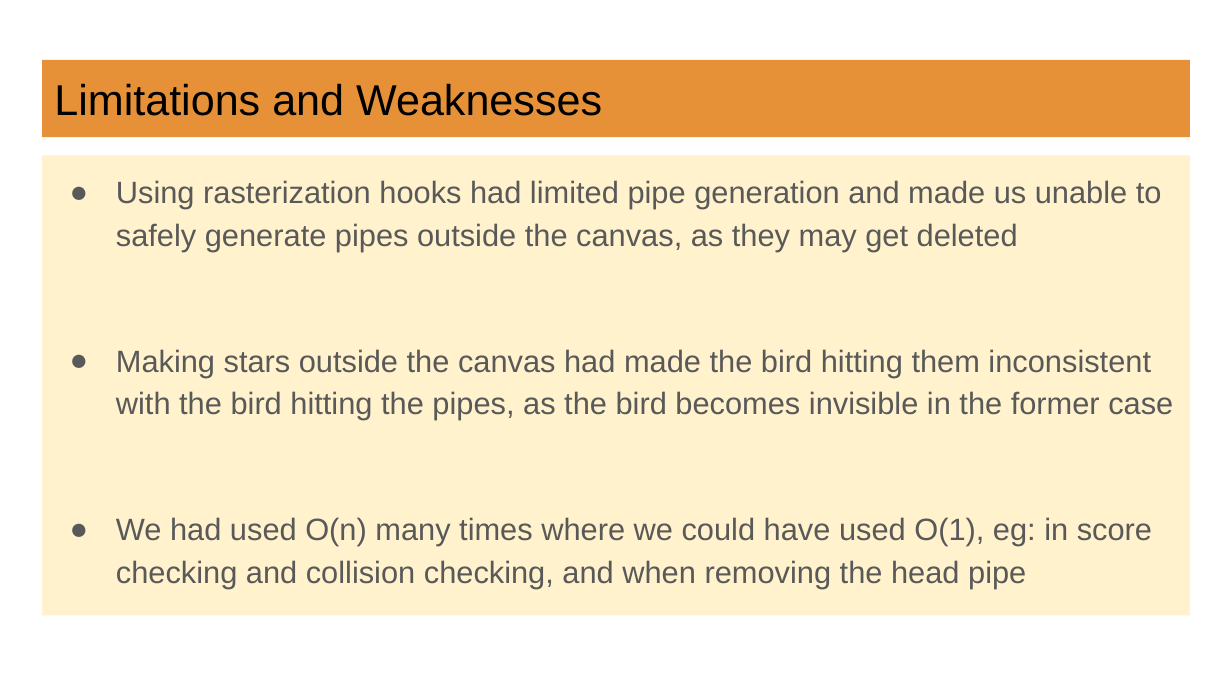
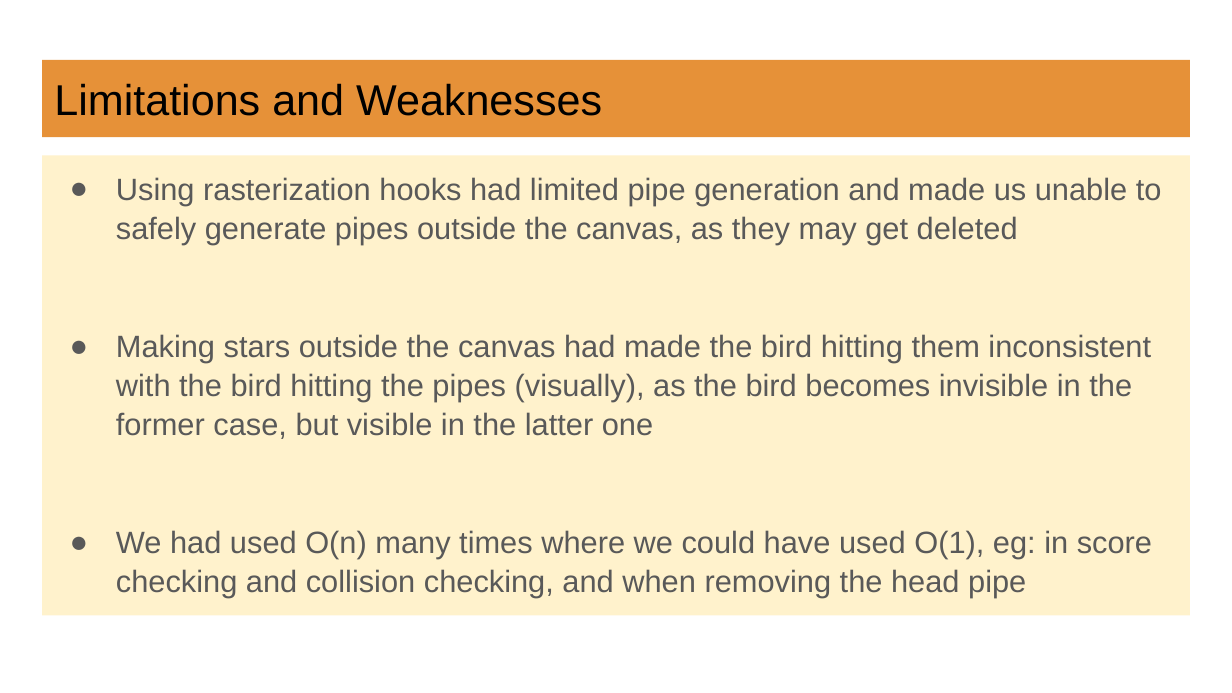
Before and after one commit to Rusomati/flappy_bird, a slide deck: slide 31 of flappy bird documentation.pptx. Drawn at 1232x693 pixels with LibreOffice and Linux fonts; fonts in the diff are those of the drawing. Boxes give left, top, right and bottom in pixels: in the first picture for what was removed or moved away, otherwise in the second. Text is boxed around its words. In the diff, an @@ line names an element or a change of style, - is before the commit and + after.

```diff
--- a/flappy bird documentation.pptx
+++ b/flappy bird documentation.pptx
@@ text at [116,177,1162,598]: line spacing 1.15 to 1.05 @@
@@ text at [116,334,1151,439]: text changed @@
-● Making stars outside the canvas had made the bird hitting them inconsistent with the bird hitting the pipes, as the bird becomes invisible in the former case
+● Making stars outside the canvas had made the bird hitting them inconsistent with the bird hitting the pipes (visually), as the bird becomes invisible in the former case, but visible in the latter one
```
Also in this commit, not shown: 23 other slides changed, 1 other file.
